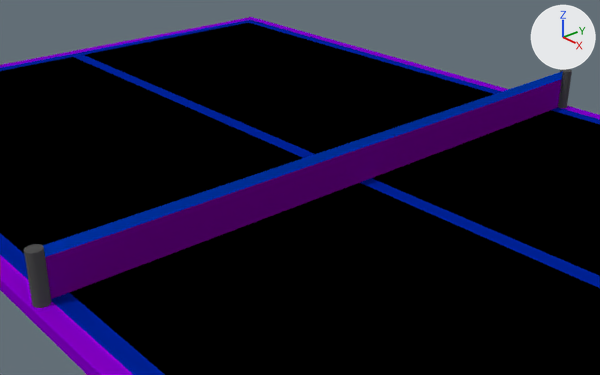
An edit to the Blender file core/assets/models/table/table2.blend, drawn before and after from the same camera.
Both versions are drawn from a camera (50 mm lens) standing at (1.141, -1.179, 1.491) and looking at (-0.073, -0.123, 0.755). Every picture has the same lights, and +X, +Y and +Z are marked at upper right.

Script lines for the objects in view, before the commit:
```python
ob_box001 = bpy.data.objects.new('Box001', me_untitled_003)
ob_box001.location = (0.0, 0.0, 0.73)
ob_box001.scale = (0.0254, 0.0254, 0.0254)
ob_cylinder001 = bpy.data.objects.new('Cylinder001', me_untitled_008)
ob_cylinder001.location = (0.0, 0.74, 0.76)
ob_cylinder001.scale = (0.0254, 0.0254, 0.0254)
ob_cylinder002 = bpy.data.objects.new('Cylinder002', me_untitled)
ob_cylinder002.location = (0.0, -0.74, 0.76)
ob_cylinder002.scale = (0.0254, 0.0254, 0.0254)
ob_plane001 = bpy.data.objects.new('Plane001', me_untitled_015)
ob_plane001.location = (0.0, 0.0, 0.81)
ob_plane001.rotation_euler = (1.571, 0.0, -1.571)  # degrees (90, 0, -90)
ob_plane001.scale = (0.0254, 0.0254, 0.0254)
```
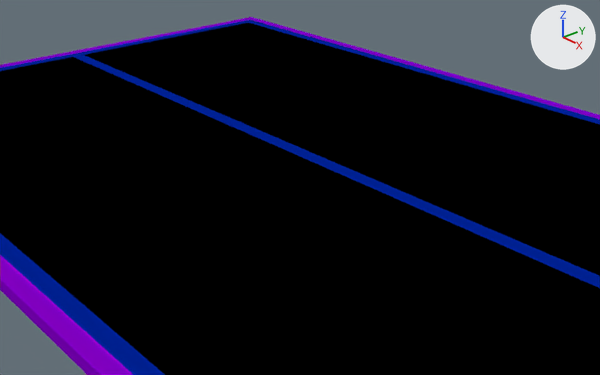
The newer file is also turned or shifted as a whole; pictures and numbers use the older file's frame.

The change in detail:
Object 'Cylinder002' (ob_cylinder002) is deleted.
Object 'Cylinder001' (ob_cylinder001) is deleted.
Object 'Plane001' (ob_plane001) is deleted.

Boxes (x1, y1, x2, y2) around the edits, measured in the pictures (600 x 375 px):
'Plane001', deleted
    before: (43, 71, 563, 299)
    faces in mat_material__38 (purple #750099): (45, 79, 562, 299)
    faces in mat_material__37 (blue #0050f3): (43, 71, 563, 257)
'Cylinder002', deleted
    before: (24, 244, 52, 308)
'Cylinder001', deleted
    before: (558, 69, 572, 108)
